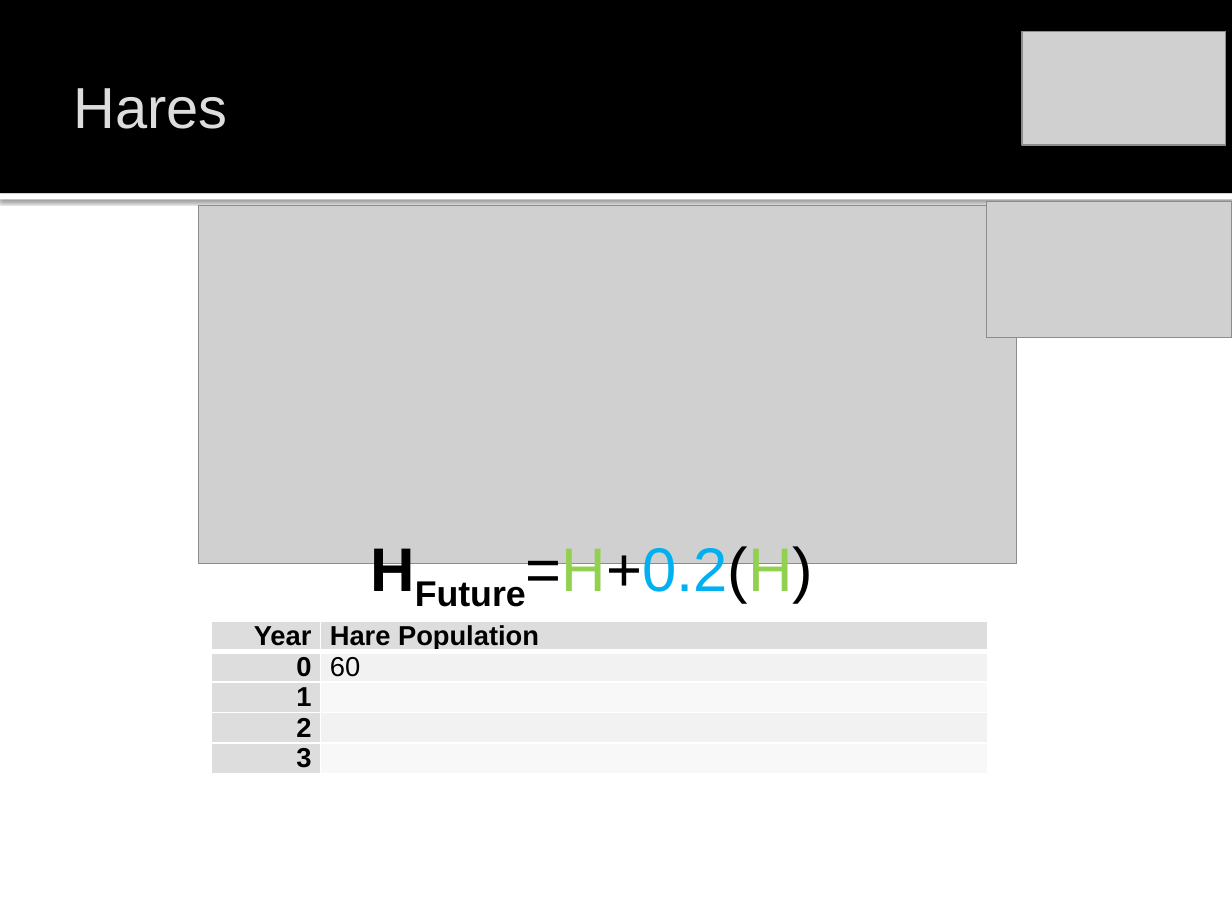
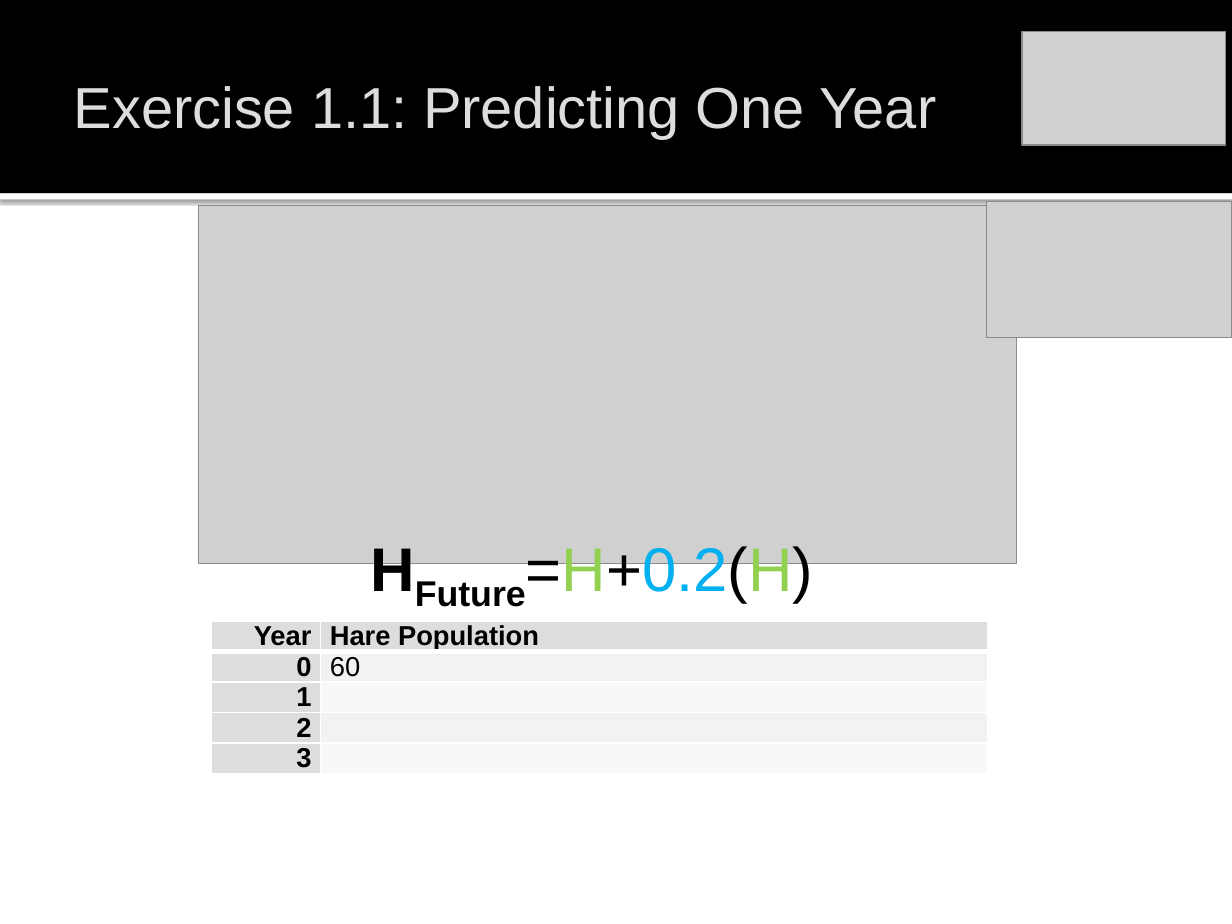
Before and after one commit to john-s-butler-dit/Maths-in-the-Wild, a slide deck: slide 15 of 01_Predator_Prey/Maths_in_the_Wild_Predator_Prey.pptx (slide 11 before the commit). Drawn at 1232x924 pixels with LibreOffice and Linux fonts; fonts in the diff are those of the drawing; grey boxes stand for pictures; background and template pictures are left out. Boxes give left, top, right and bottom in pixels: in the first picture for what was removed or moved away, otherwise in the second. Text is boxed around its words. In the diff, an @@ line names an element or a change of style, - is before the commit and + after.

```diff
--- a/01_Predator_Prey/Maths_in_the_Wild_Predator_Prey.pptx
+++ b/01_Predator_Prey/Maths_in_the_Wild_Predator_Prey.pptx
@@ title at (74, 86, 937, 139): text changed @@
-Hares
+Exercise 1.1: Predicting One Year
```
Also in this commit, not shown: 24 other slides changed, 21 slides added, 3 slides removed, 15 other files.
